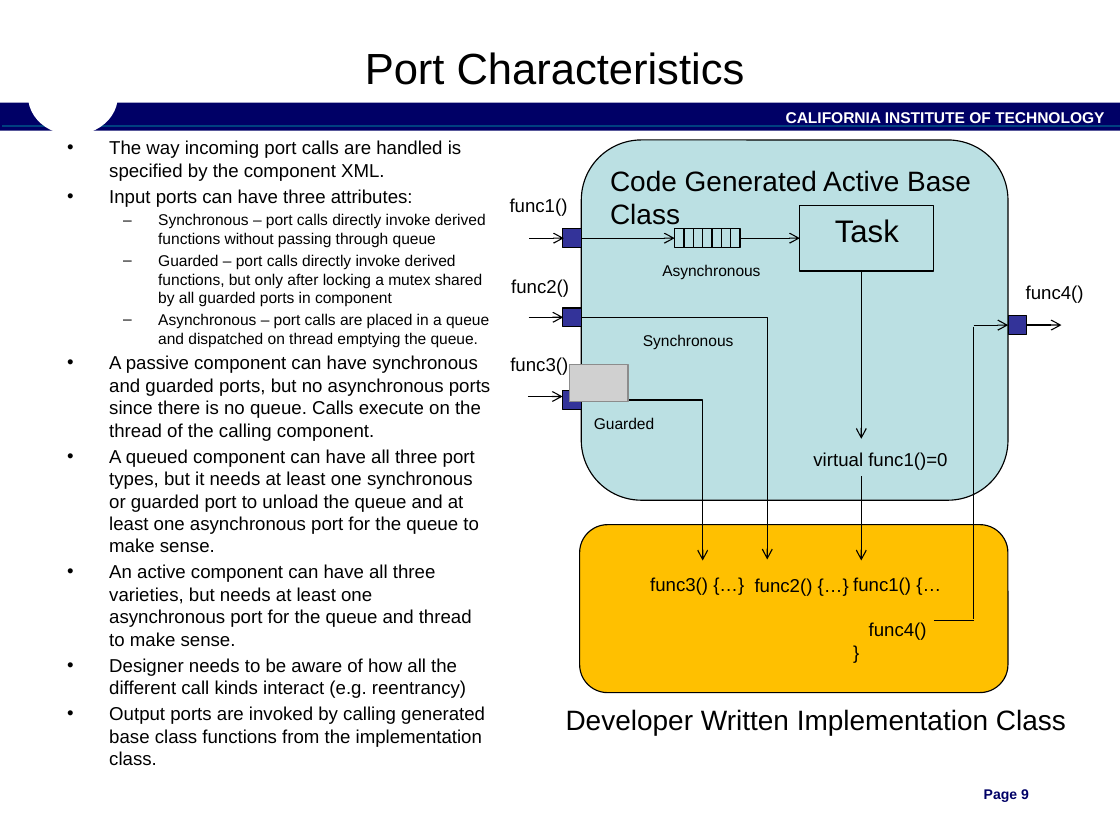
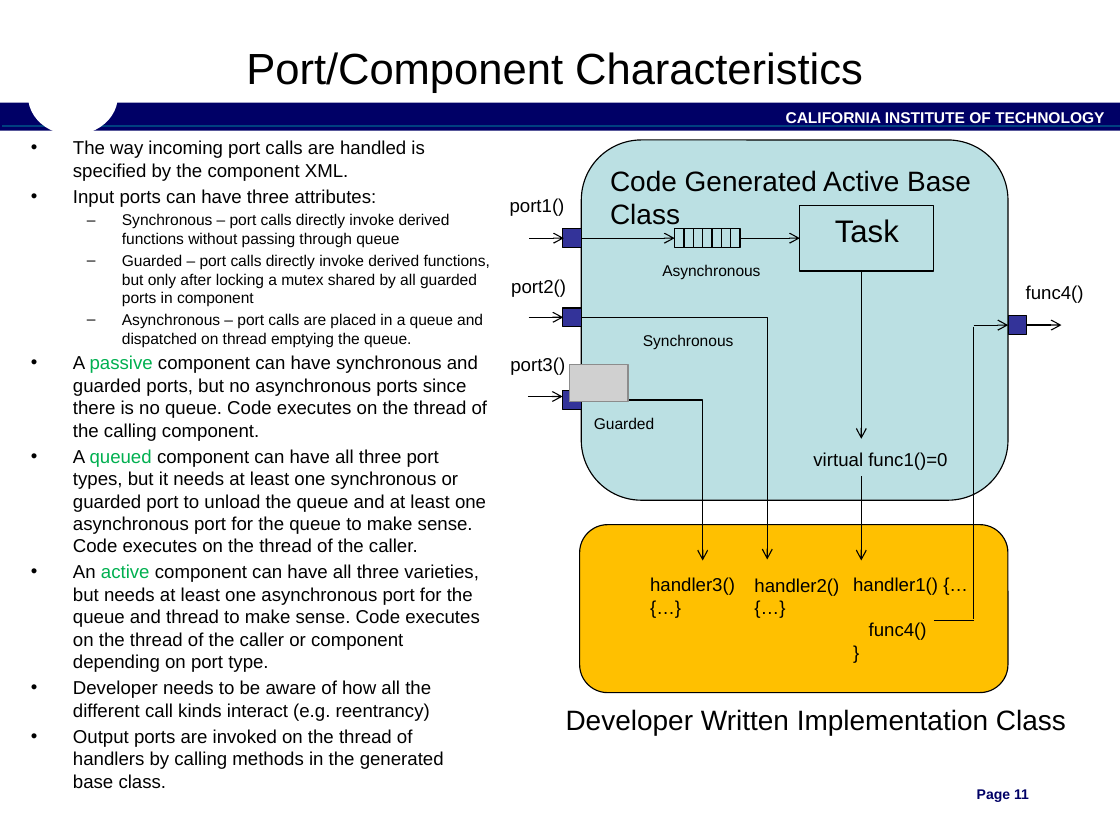
Before and after one commit to nasa/fprime, a slide deck: slide 11 of docs/Architecture/FPrimeSoftwareArchitecture.pptx (slide 9 before the commit). Drawn at 1120x840 pixels with LibreOffice and Linux fonts; fonts in the diff are those of the drawing; grey boxes stand for pictures; background and template pictures are left out. Boxes give left, top, right and bottom in pixels: in the first picture for what was removed or moved away, otherwise in the second. Text is boxed around its words. In the diff, an @@ line names an element or a change of style, - is before the commit and + after.

Commit message:
Big updates in progress

```diff
--- a/docs/Architecture/FPrimeSoftwareArchitecture.pptx
+++ b/docs/Architecture/FPrimeSoftwareArchitecture.pptx
@@ title at (x1=246, y1=52, x2=863, y2=93): text changed @@
-Port Characteristics
+Port/Component Characteristics
@@ text "The way incoming port calls ..." moved from (x1=109, y1=140, x2=490, y2=766) to (x1=73, y1=140, x2=490, y2=789) @@
@@ text at (x1=510, y1=198, x2=565, y2=216): text changed @@
-func1()
+port1()
@@ text at (x1=511, y1=279, x2=566, y2=297): text changed @@
-func2()
+port2()
@@ text at (x1=73, y1=355, x2=488, y2=789): text changed @@
-• A passive component can have synchronous and guarded ports, but no asynchronous ports since there is no queue. Calls execute on the thread of the calling component.
-• A queued component can have all three port types, but it needs at least one synchronous or guarded port to unload the queue and at least one asynchronous port for the queue to make sense.
-• An active component can have all three varieties, but needs at least one asynchronous port for the queue and thread to make sense.
-• Designer needs to be aware of how all the different call kinds interact (e.g. reentrancy)
-• Output ports are invoked by calling generated base class functions from the implementation class.
+• A passive component can have synchronous and guarded ports, but no asynchronous ports since there is no queue. Code executes on the thread of the calling component.
+• A queued component can have all three port types, but it needs at least one synchronous or guarded port to unload the queue and at least one asynchronous port for the queue to make sense. Code executes on the thread of the caller.
+• An active component can have all three varieties, but needs at least one asynchronous port for the queue and thread to make sense. Code executes on the thread of the caller or component depending on port type.
+• Developer needs to be aware of how all the different call kinds interact (e.g. reentrancy)
+• Output ports are invoked on the thread of handlers by calling methods in the generated base class.
@@ text at (x1=510, y1=357, x2=565, y2=375): text changed @@
-func3()
+port3()
@@ text at (x1=650, y1=577, x2=735, y2=595): text changed @@
-func3() {…}
+handler3()
+{…}
@@ text at (x1=754, y1=578, x2=839, y2=596): text changed @@
-func2() {…}
+handler2()
+{…}
@@ text at (x1=853, y1=577, x2=938, y2=595): text changed @@
-func1() {…
+handler1() {…
@@ page number at (x1=828, y1=801, x2=1061, y2=828): text changed @@
-9
+11
@@ page number at (x1=977, y1=789, x2=1029, y2=802): text changed @@
-Page 9
+Page 11
```
Also in this commit, not shown: 20 other slides changed, 7 slides added.
